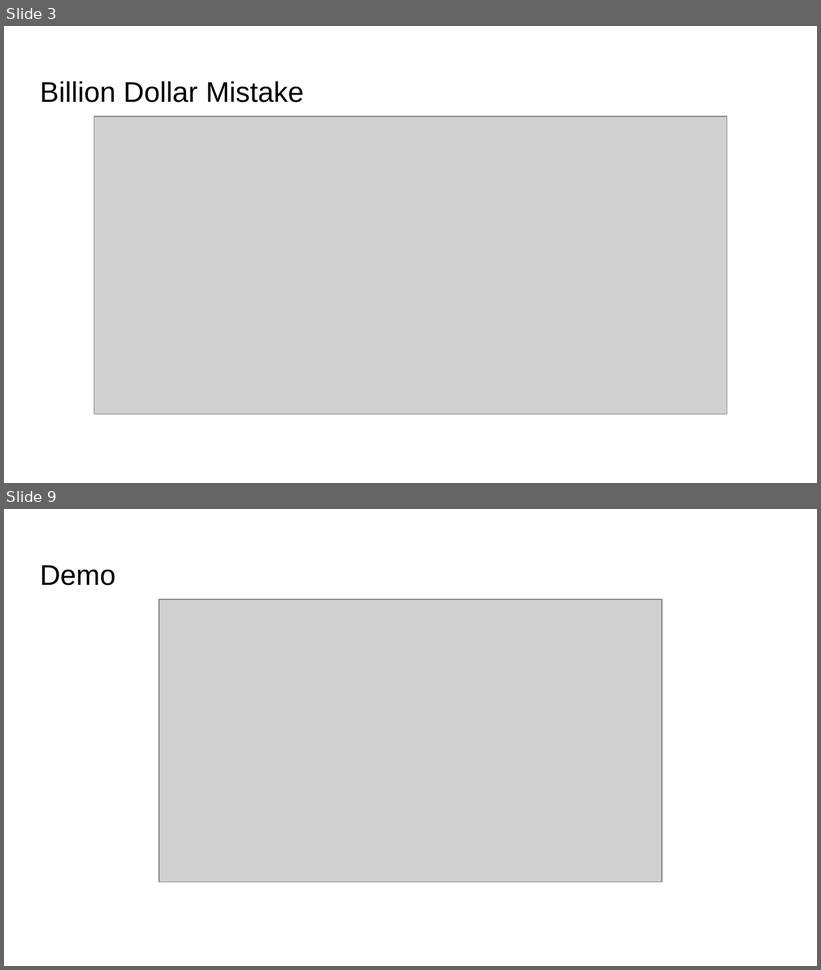
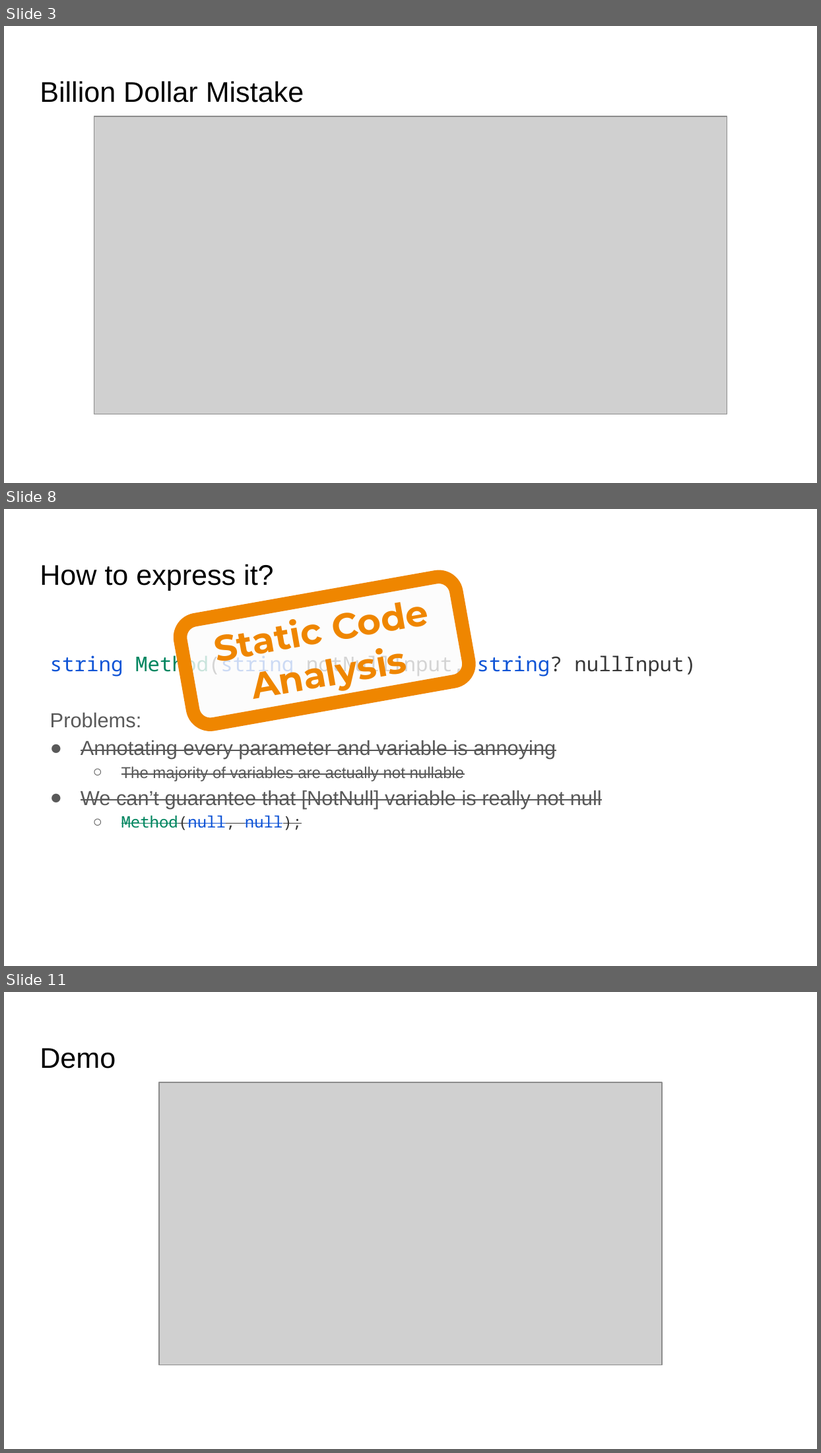
Before and after one commit to kugushev/presentations, a slide deck: 2021_NullabilityInUnity/Presentation.pptx. Shown one above the other, each under a label of ours: slides 3 and 9 before the commit, slides 3, 8 and 11 after it; the slides between them are not shown. The pictures are 821x970 and 821x1453 pixels, drawn with LibreOffice and Linux fonts; fonts in the diff are those of the drawing; grey boxes stand for pictures; background and template pictures are left out. Boxes give left, top, right and bottom in pixels: in the first picture for what was removed or moved away, otherwise in the second. Text is boxed around its words. In the diff, an @@ line names an element or a change of style, - is before the commit and + after.

```diff
--- a/2021_NullabilityInUnity/Presentation.pptx
+++ b/2021_NullabilityInUnity/Presentation.pptx
@@ slide 8 added at box(4, 509, 817, 966), background picture (left out) @@
@@ title added at box(40, 564, 273, 590), 25.2 pt, text #000000 @@
+How to express it?
@@ rounded rectangle added at box(178, 574, 472, 727), fill #FCFCFC at 80% opacity, outline #EF8600 12 pt, 32 pt, text #EF8600, bold @@
+Static Code Analysis
@@ text added at box(50, 652, 696, 830), 18 pt, text #595959, strikethrough @@
+string Method(string notNullInput, string? nullInput)
+Problems:
+● Annotating every parameter and variable is annoying
+  ○ The majority of variables are actually not nullable
+● We can’t guarantee that [NotNull] variable is really not null
+  ○ Method(null, null);
@@ what was slide 9 is now slide 11 @@
```
Also in this commit, not shown: 8 slides changed, 5 other slides added, 3 slides removed.
